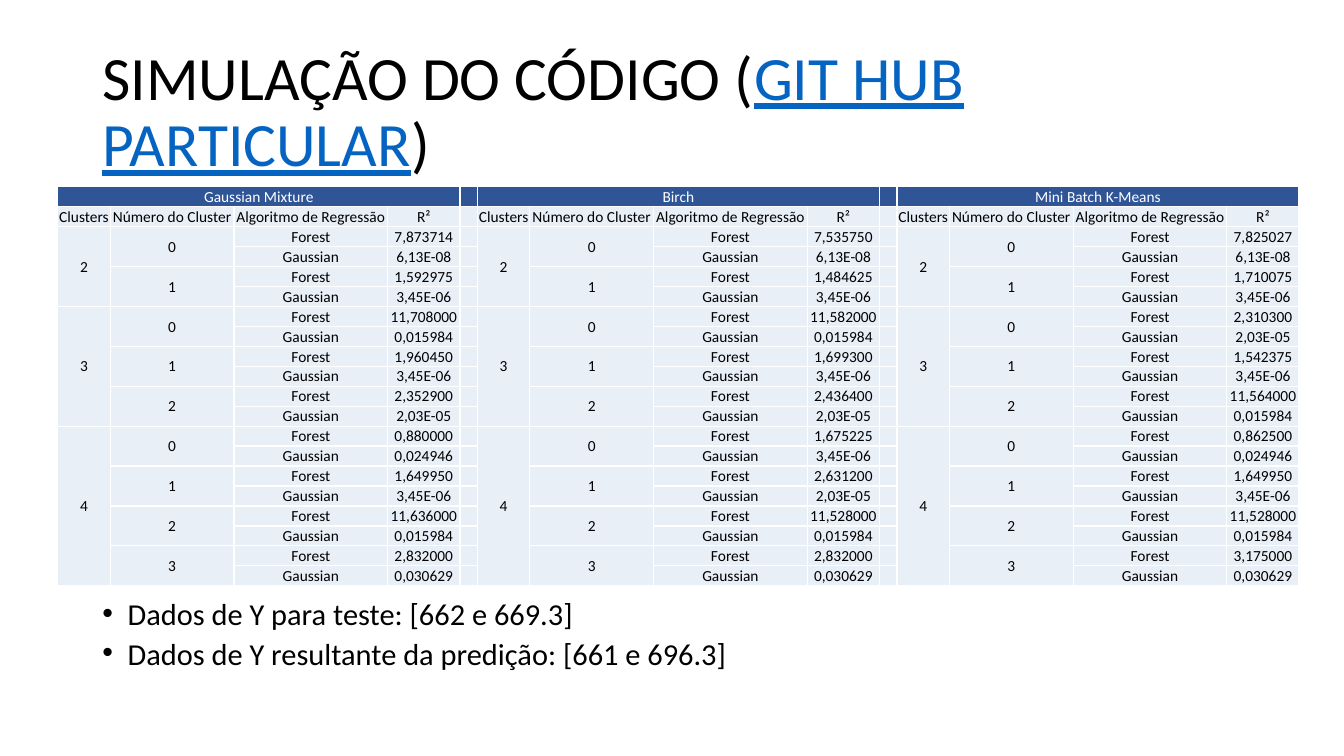
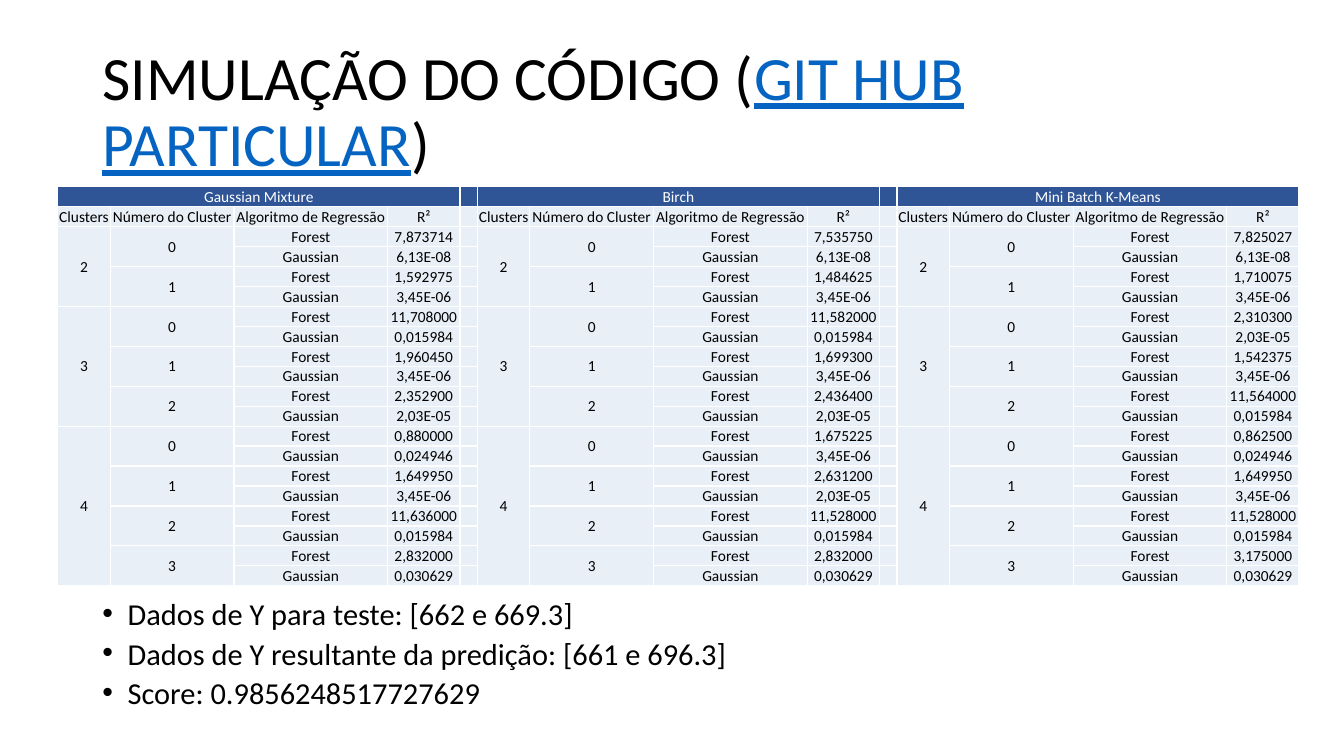
Before and after one commit to JoaoMagPaiva/joaopaiva-857-tp555, a slide deck: slide 14 of Projeto/DC-ML aplicado a predição de variáveis de manufatura.pptx (slide 19 before the commit). Drawn at 1344x756 pixels with LibreOffice and Linux fonts; fonts in the diff are those of the drawing. Boxes give left, top, right and bottom in pixels: in the first picture for what was removed or moved away, otherwise in the second. Text is boxed around its words. In the diff, an @@ line names an element or a change of style, - is before the commit and + after.

```diff
--- a/Projeto/DC-ML aplicado a predição de variáveis de manufatura.pptx
+++ b/Projeto/DC-ML aplicado a predição de variáveis de manufatura.pptx
@@ text at [128,683,480,705]: paragraph added @@
+• Score: 0.9856248517727629
```
Also in this commit, not shown: 4 other slides changed, 5 slides removed.
